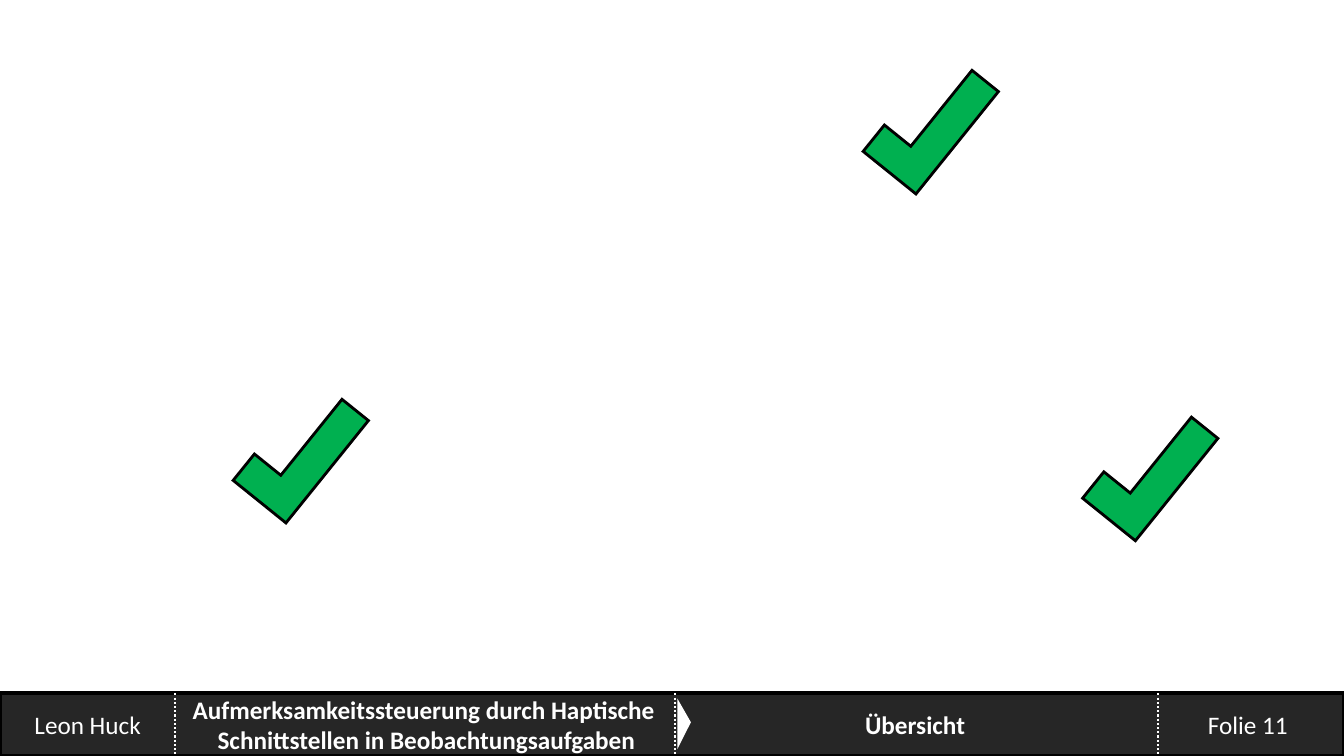
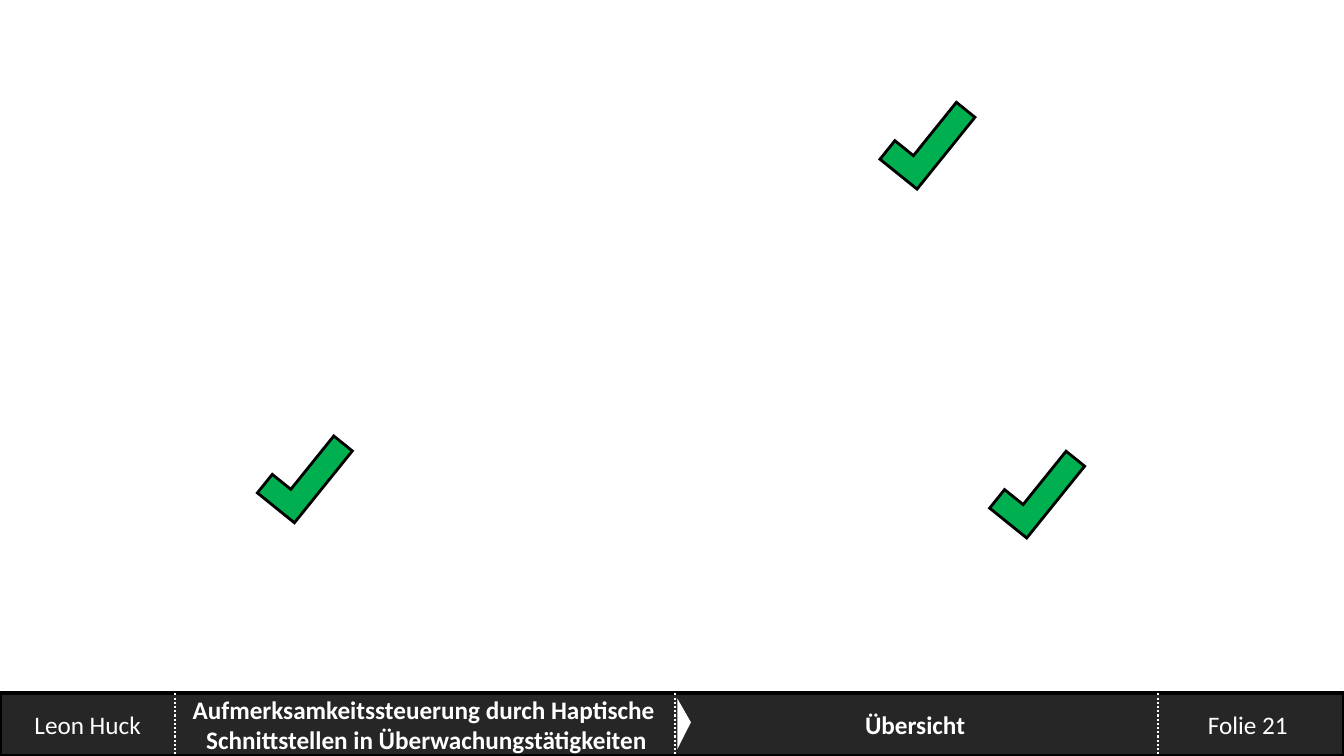
Before and after one commit to SaturnnrutaS/Proseminar-Mobile-Computing, a slide deck: slide 21 of 3 - Präsentation/Proseminar - Arbeitspräsentation.pptx (slide 11 before the commit). Drawn at 1344x756 pixels with LibreOffice and Linux fonts; fonts in the diff are those of the drawing; background and template pictures are left out. Boxes give left, top, right and bottom in pixels: in the first picture for what was removed or moved away, otherwise in the second. Text is boxed around its words. In the diff, an @@ line names an element or a change of style, - is before the commit and + after.

```diff
--- a/3 - Präsentation/Proseminar - Arbeitspräsentation.pptx
+++ b/3 - Präsentation/Proseminar - Arbeitspräsentation.pptx
@@ corner resized from (x1=863, y1=49, x2=998, y2=194) to (x1=880, y1=88, x2=975, y2=190) @@
@@ corner resized from (x1=233, y1=378, x2=368, y2=522) to (x1=258, y1=421, x2=353, y2=523) @@
@@ corner resized from (x1=1083, y1=396, x2=1218, y2=541) to (x1=990, y1=437, x2=1085, y2=538) @@
@@ text in rectangle at (x1=193, y1=701, x2=654, y2=754): text changed @@
-Aufmerksamkeitssteuerung durch Haptische
-Schnittstellen in Beobachtungsaufgaben
+Aufmerksamkeitssteuerung durch Haptische
+Schnittstellen in Überwachungstätigkeiten
@@ page number at (x1=1208, y1=716, x2=1288, y2=734): text changed @@
-Folie 11
+Folie 21
```
Also in this commit, not shown: 8 other slides changed, 29 slides added, 5 slides removed, 10 other files.
